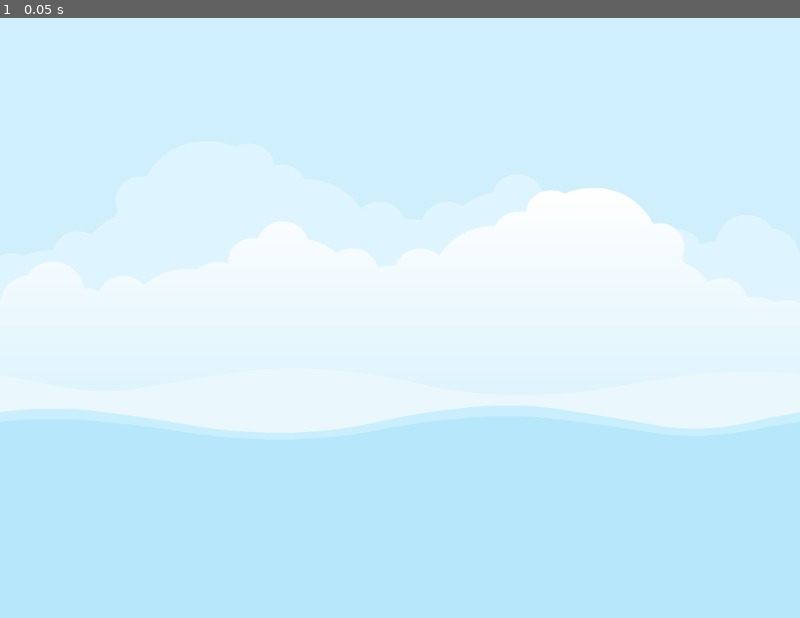
Above: before the commit, frame 1.
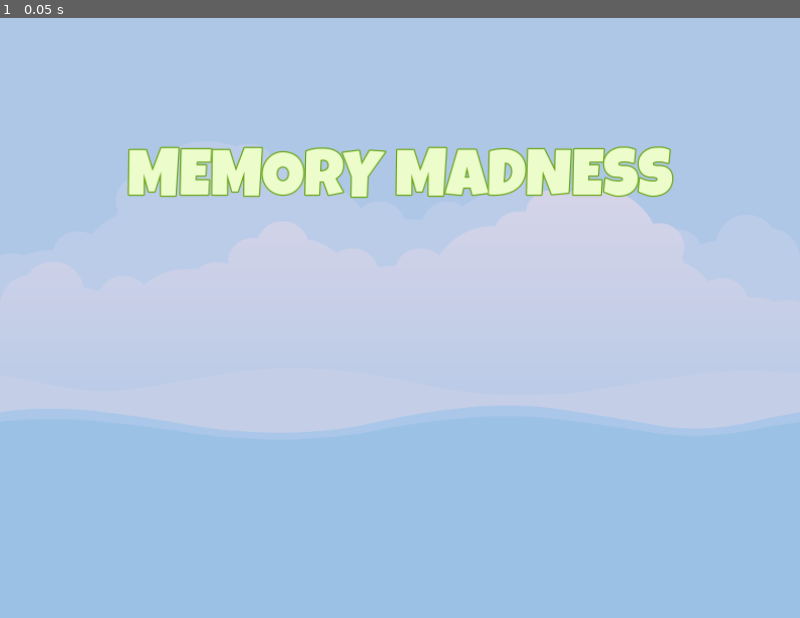
Above: after the commit, the same moment.

Repository: dizuane/godot-memory-madness
Game: Godot game, scene res://master_scene/master_scene.tscn
Two runs of this game, one before a commit and one after it. Both use one fixed random seed, a clock stepped at 60 frames per second and the inputs below.
Inputs:
- Up to frame 1 (0.05 s): no input

The runs differ from the first frame. In frame 1, 100% of the frame differs, in the area x 0-100%, y 0-100%.

Commit message:
Added main menu screen

Diff:
--- /dev/null
+++ b/main_screen/main_screen.tscn
@@ -0,0 +1,66 @@
+[gd_scene load_steps=3 format=3 uid="uid://tf4qgd3ma5st"]
+
+[ext_resource type="FontFile" uid="uid://c1spd1hq07gr6" path="res://assets/fonts/LuckiestGuy-Regular.ttf" id="1_6o4d6"]
+
+[sub_resource type="LabelSettings" id="LabelSettings_7am4n"]
+font = ExtResource("1_6o4d6")
+font_size = 84
+font_color = Color(0.92549, 0.988235, 0.796078, 1)
+outline_size = 6
+outline_color = Color(0.396078, 0.639216, 0.0509804, 1)
+
+[node name="MainScreen" type="Control"]
+layout_mode = 3
+anchors_preset = 15
+anchor_right = 1.0
+anchor_bottom = 1.0
+grow_horizontal = 2
+grow_vertical = 2
+
+[node name="ColorRect" type="ColorRect" parent="."]
+layout_mode = 1
+anchors_preset = 15
+anchor_right = 1.0
+anchor_bottom = 1.0
+grow_horizontal = 2
+grow_vertical = 2
+color = Color(0.164706, 0.141176, 0.54902, 0.196078)
+
+[node name="VB" type="VBoxContainer" parent="."]
+layout_mode = 1
+anchors_preset = 15
+anchor_right = 1.0
+anchor_bottom = 1.0
+grow_horizontal = 2
+grow_vertical = 2
+
+[node name="Spacer4" type="Control" parent="VB"]
+layout_mode = 2
+size_flags_vertical = 3
+
+[node name="TitleLabel" type="Label" parent="VB"]
+layout_mode = 2
+text = "MEMORY MADNESS"
+label_settings = SubResource("LabelSettings_7am4n")
+horizontal_alignment = 1
+vertical_alignment = 1
+
+[node name="Spacer3" type="Control" parent="VB"]
+layout_mode = 2
+size_flags_vertical = 3
+
+[node name="HBLevels" type="HBoxContainer" parent="VB"]
+layout_mode = 2
+size_flags_horizontal = 4
+
+[node name="Spacer2" type="Control" parent="VB"]
+layout_mode = 2
+size_flags_vertical = 3
+
+[node name="HBSprites" type="HBoxContainer" parent="VB"]
+layout_mode = 2
+size_flags_horizontal = 4
+
+[node name="Spacer" type="Control" parent="VB"]
+layout_mode = 2
+size_flags_vertical = 3
--- a/master_scene/master_scene.tscn
+++ b/master_scene/master_scene.tscn
@@ -1,6 +1,7 @@
-[gd_scene load_steps=2 format=3 uid="uid://birifa1qrqoe7"]
+[gd_scene load_steps=3 format=3 uid="uid://birifa1qrqoe7"]
 
 [ext_resource type="Texture2D" uid="uid://b2tgsqlhynwe8" path="res://assets/images/backgroundEmpty.png" id="1_esi3b"]
+[ext_resource type="PackedScene" uid="uid://tf4qgd3ma5st" path="res://main_screen/main_screen.tscn" id="2_qy3g8"]
 
 [node name="MasterScene" type="CanvasLayer"]
 
@@ -11,3 +12,5 @@
 grow_horizontal = 2
 grow_vertical = 2
 texture = ExtResource("1_esi3b")
+
+[node name="MainScreen" parent="." instance=ExtResource("2_qy3g8")]
--- a/project.godot
+++ b/project.godot
@@ -15,6 +15,10 @@
 config/features=PackedStringArray("4.1", "Mobile")
 config/icon="res://icon.png"
 
+[autoload]
+
+ImageManager="*res://singletons/image_manager.gd"
+
 [display]
 
 window/size/viewport_width=1024
--- /dev/null
+++ b/singletons/image_manager.gd
@@ -0,0 +1,29 @@
+extends Node
+
+var _item_images: Array = []
+
+
+func _ready():
+	load_item_images()
+
+func add_file_to_list(fn: String, path: String) -> void:
+	var full_path = path + "/" + fn
+	var ii_dict = {
+		"item_name": fn.rstrip(".png"),
+		"item_texture": load(full_path)
+	}
+	_item_images.append(ii_dict)
+
+func load_item_images() -> void:
+	var path = "res://assets/glitch"
+	var dir = DirAccess.open(path)
+
+	if not dir:
+		print("ERROR: ", path)
+		return
+
+	var file_names = dir.get_files()
+
+	for fn in file_names:
+		if ".import" not in fn:
+			add_file_to_list(fn, path)
